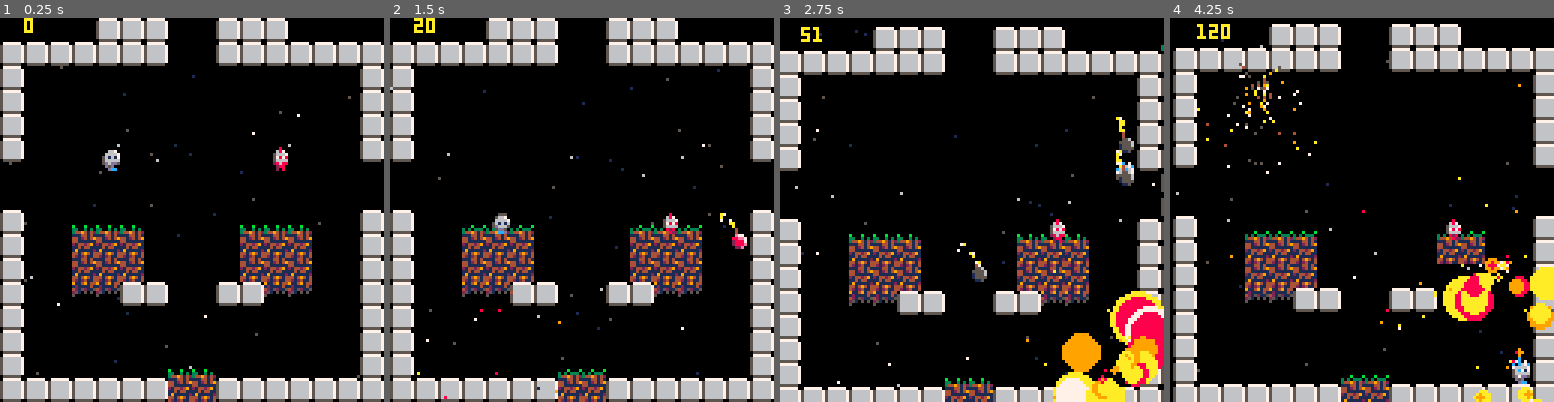
Above: before the commit, frames 1-4 (left to right).
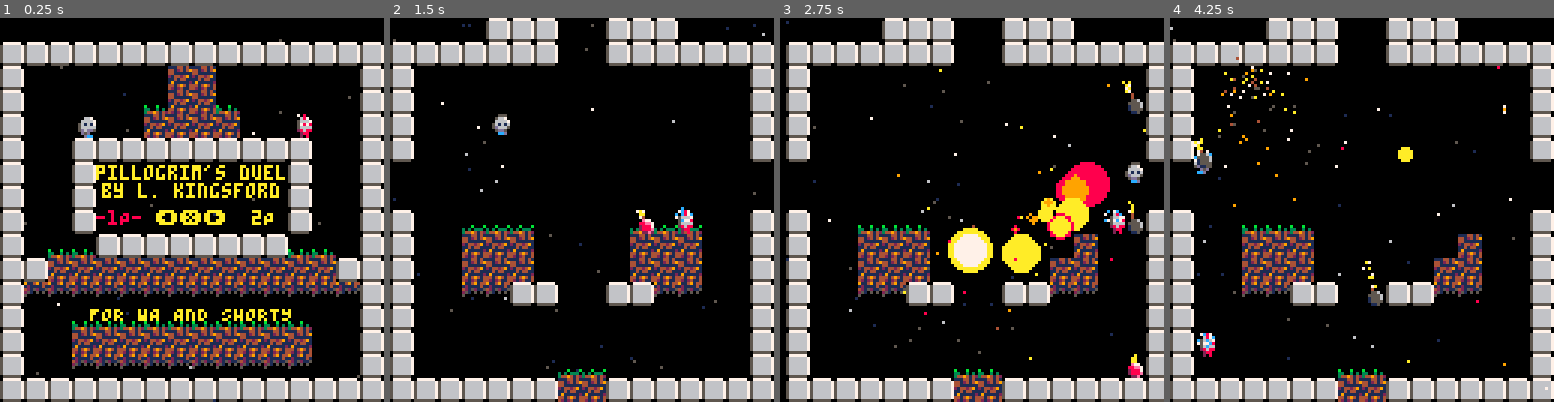
Above: after the commit, the same moments.

Repository: lkingsford/pico8-projects
Game: PICO-8 cartridge plat1.p8
Same seed, same stepped clock (60 frames per second), same inputs: the game is played once before the commit and once after it.
Inputs:
- Up to frame 1 (0.25 s): no input
- Up to frame 2 (1.5 s): tap X (X key) at 0.33, 1.07 s; tap O (Z key) at 0.7 s
- Up to frame 3 (2.75 s): hold Right 1.6-2.1 s; tap O (Z key) at 1.7, 2.1, 2.5 s; tap X (X key) at 1.85 s; hold Up 2.15-2.42 s; hold Right from 2.47 s (still down)
- Up to frame 4 (4.25 s): tap O (Z key) every 0.4 s from 2.9 to 4.1 s; tap X (X key) at 2.97, 4.08 s; release Right at 3.03 s; hold Left 3.08-3.58 s; hold Down 3.63-3.97 s; hold Right from 4.02 s (still down)

The runs differ from the first frame. In frame 1, 34% of the frame differs, in the area x 0-100%, y 0-100%; in frame 2, 1.8%; in frame 3, 36%; in frame 4, 26%.

Commit message:
Added menu

Diff:
--- a/plat1.p8
+++ b/plat1.p8
@@ -4,9 +4,79 @@
 -- pillogrim's duel
 -- lachlan kingsford
 
-function _draw()
+function _init()
+	consts()
+	_init_menu()
+	menuitem(1, "menu", _init_menu)
+end
+
+function consts()
+	MAP_COUNT = 3
+	ITEMS = {lazgun, launched, holy_hand_grenade}
+end
+
+-->8
+-- menu state
+
+-- The menu sits on top of the game while running
+
+function _draw_menu()
+	_draw_game()
+	center_print("pillogrim's duel", 64, 49, 10)
+	center_print("by l. kingsford", 64, 55, 10)
+	center_print("FOR WA AND SHORTY", 64, 96, 10)
+	center_print("⬅️❎➡️",64,64,10)
+	if player_selected == 0 then
+		print("-1P-", 32, 64, 8)
+		print(" 2P ",80, 64, 10)
+	else
+		print(" 1P ", 32, 64, 10)
+		print("-2P-",80, 64, 8)
+	end
+end
+
+function _init_menu()
+	_init_game(0)
+	_draw = _draw_menu
+	_update = _update_menu
+	player_selected = 0
+	for i in all(actors) do i.player = 255 end
+end
+
+function _update_menu()
+	_update_game()
+	for p=0,1 do
+		if btnp(0,p) and player_selected == 1 then
+			player_selected = 0
+		elseif btnp(1, p) and player_selected == 0 then
+			player_selected = 1
+		elseif btnp(5, p) or btnp(4,p) then
+			start_game(p)
+			return
+		end
+	end
+end
+
+function center_print(text, x, y, c)
+	local w = 0
+	for i = 1, #text do
+		if ord(text, i) > 128 then
+			w += 8
+		else
+			w += 4
+		end
+	end
+	local calc_x = x - w/2
+	print(text, calc_x, y, c)
+end
+
+-->8
+-- game state
+
+function _draw_game()
+	-- Double negative... but means it can work for state as well as called
+	cls()
 	camera()
-	cls()
 	clock_32 = (clock_32 + 1) % 32
 	update_part()
 	update_shake()
@@ -86,7 +156,6 @@
 		p.draw(p)
 		if p.x > 128 or p.y > 128 or p.x < 0 or p.y < 0 or p.t < 0 then del(fore_parts, p) end
 	end
-	print(#fore_parts,8,0,10)
 end
 
 function new_jump_parts(a)
@@ -152,7 +221,7 @@
 	camera(x_offset, y_offset)
 end
 
-function _update()
+function _update_game()
 	update_actors()
 	update_sounds()
 	update_spawn()
@@ -616,138 +685,6 @@
 	end
 end
 
-function crate_exploded(crate)
-	open_crate(crate)
-end
-
-function crate_action(crate, d)
-	open_crate(crate)
-end
-
-function open_crate(crate)
-	del(actors, crate)
-
-	-- Create spawned item
-	local item = rnd({lazgun, launcher, holy_hand_grenade})()
-	item.x = crate.x
-	item.y = crate.y
-	if crate.held_by then
-		crate.held_by.holding = nil
-		item.held_by = crate.held_by
-		item.held_by.holding = item
-	end
-	add(actors, item)
-end
-
-function holy_hand_grenade()
-	local i = new_actor(69)
-	i.action = holy_hand_grenade_action
-	return i
-end
-
-function holy_hand_grenade_action(b, up, down)
-	b.logic = bomb_update
-	b.draw_logic = bomb_draw
-	b.t = 60
-	b.max_t = b.t
-	if not down then
-		throw_item(b.held_by, b, up)
-	else
-		drop_item(b.held_by, b, down)
-	end
-	b.wick = {{2,1},{3,1},{4,2},{4,3}}
-	b.map_t = t
-	b.t_per_wick = b.t/#b.wick
-	b.t_next_wick = b.t_per_wick
-	b.r = 4
-	b.exploded = exploded
-	b.weight=2
-	sfx(6)
-end
-
-function launcher()
-	local i = new_actor(85)
-	i.action = launcher_action
-	return i
-end
-
-function launcher_action(b, up, down)
-	if down then
-		drop_item(b.held_by, b)
-		return
-	end
-	local i = new_actor(86)
-	i.direction = sgn(b.held_by.dx)
-	i.flip = i.direction < 0
-	i.dx = sgn(b.held_by.dx)
-	i.x = b.x + i.dx * 8
-	i.y = b.y + 1
-	i.h = 5
-	i.r = 2.5
-	i.logic = missile_update
-	i.gravity = false
-	i.collide = explode
-	add(actors, i)
-end
-
-function missile_update(m)
-	m.dx = m.direction * abs(mid(1, abs(m.dx) + .5, 12))
-	-- Particles
-	-- (should probable function this)
-	for a = 0, 4 do
-		p = {}
-		p.draw = draw_basic_part
-		p.update = update_basic_part
-		p.x = m.x - m.direction*3
-		p.y = m.y + 4
-		p.dx = rnd(2)-1
-		p.dy = rnd(2)-1
-		p.c = rnd({7,8,9})
-		p.gravity = false
-		p.t = 10
-		add(fore_parts, p)
-	end
-end
-
-function lazgun()
-	local i = new_actor(87)
-	i.action = lazgun_action
-	return i
-end
-
-function lazgun_action(lazgun, up, down)
-	if down then
-		drop_item(lazgun.held_by)
-		return
-	end
-
-	local still_going = true
-	local direction = sgn(lazgun.held_by.dx)
-	local ix = lazgun.x
-	while  still_going do
-		local i = new_actor(88)
-		ix += direction * 8
-		i.x = ix
-		i.dx = 0
-		i.extra_hit_dx = direction * 6
-		i.x = ix
-		i.y = lazgun.y + 1
-		i.r = 0.5
-		i.logic = laser_logic
-		i.gravity = false
-		i.t = 5
-		add(actors, i)
-		still_going = ix < 128 and ix > 0 and not fget(mget(flr(ix/8),flr(i.y)/8),1)
-	end
-end
-
-function laser_logic(laser)
-	laser.t -= 1
-	if laser.t <= 0 then
-		explode(laser)
-	end
-end
-
 function init_back()
 	back_part={}
 	for i = 0,50 do
@@ -792,6 +729,7 @@
 end
 
 function load_map(map_id)
+	printh("loading map" .. map_id)
 	-- Copy map_id from rom into map in ram
 	-- Left top corner
 	crate_spawns = {}
@@ -826,7 +764,23 @@
 	end end
 end
 
-function _init()
+function start_game(p)
+	_init_game()
+	if player_selected == 0 then
+		-- 1p
+		-- Player who pushed start is the player
+		p0.player = p
+		p1.player = -1
+	else
+		-- 2p
+		p0.player = 0
+		p1.player = 1
+	end
+	_draw = _draw_game
+	_update = _update_game
+end
+
+function _init_game(map)
 	p0 = new_actor(2, player)
 	p0.x = 10
 	p0.y = 40
@@ -846,7 +800,8 @@
 	anim_t = 8
 	anim_f = 0
 	init_back()
-	load_map(0)
+	-- Update rnd for new map
+	load_map(map or flr(rnd(MAP_COUNT)))
 	fore_parts = {}
 	shakes = {}
 
@@ -856,6 +811,140 @@
 	spawns = {}
 end
 
+-->8
+--items
+
+function crate_exploded(crate)
+	open_crate(crate)
+end
+
+function crate_action(crate, d)
+	open_crate(crate)
+end
+
+function open_crate(crate)
+	del(actors, crate)
+
+	-- Create spawned item
+	local item = rnd(ITEMS)()
+	item.x = crate.x
+	item.y = crate.y
+	if crate.held_by then
+		crate.held_by.holding = nil
+		item.held_by = crate.held_by
+		item.held_by.holding = item
+	end
+	add(actors, item)
+end
+
+function holy_hand_grenade()
+	local i = new_actor(69)
+	i.action = holy_hand_grenade_action
+	return i
+end
+
+function holy_hand_grenade_action(b, up, down)
+	b.logic = bomb_update
+	b.draw_logic = bomb_draw
+	b.t = 60
+	b.max_t = b.t
+	if not down then
+		throw_item(b.held_by, b, up)
+	else
+		drop_item(b.held_by, b, down)
+	end
+	b.wick = {{2,1},{3,1},{4,2},{4,3}}
+	b.map_t = t
+	b.t_per_wick = b.t/#b.wick
+	b.t_next_wick = b.t_per_wick
+	b.r = 4
+	b.exploded = exploded
+	b.weight=2
+	sfx(6)
+end
+
+function launcher()
+	local i = new_actor(85)
+	i.action = launcher_action
+	return i
+end
+
+function launcher_action(b, up, down)
+	if down then
+		drop_item(b.held_by, b)
+		return
+	end
+	local i = new_actor(86)
+	i.direction = sgn(b.held_by.dx)
+	i.flip = i.direction < 0
+	i.dx = sgn(b.held_by.dx)
+	i.x = b.x + i.dx * 8
+	i.y = b.y + 1
+	i.h = 5
+	i.r = 2.5
+	i.logic = missile_update
+	i.gravity = false
+	i.collide = explode
+	add(actors, i)
+end
+
+function missile_update(m)
+	m.dx = m.direction * abs(mid(1, abs(m.dx) + .5, 12))
+	-- Particles
+	-- (should probable function this)
+	for a = 0, 4 do
+		p = {}
+		p.draw = draw_basic_part
+		p.update = update_basic_part
+		p.x = m.x - m.direction*3
+		p.y = m.y + 4
+		p.dx = rnd(2)-1
+		p.dy = rnd(2)-1
+		p.c = rnd({7,8,9})
+		p.gravity = false
+		p.t = 10
+		add(fore_parts, p)
+	end
+end
+
+function lazgun()
+	local i = new_actor(87)
+	i.action = lazgun_action
+	return i
+end
+
+function lazgun_action(lazgun, up, down)
+	if down then
+		drop_item(lazgun.held_by)
+		return
+	end
+
+	local still_going = true
+	local direction = sgn(lazgun.held_by.dx)
+	local ix = lazgun.x
+	while  still_going do
+		local i = new_actor(88)
+		ix += direction * 8
+		i.x = ix
+		i.dx = 0
+		i.extra_hit_dx = direction * 6
+		i.x = ix
+		i.y = lazgun.y + 1
+		i.r = 0.5
+		i.logic = laser_logic
+		i.gravity = false
+		i.t = 5
+		add(actors, i)
+		still_going = ix < 128 and ix > 0 and not fget(mget(flr(ix/8),flr(i.y)/8),1)
+	end
+end
+
+function laser_logic(laser)
+	laser.t -= 1
+	if laser.t <= 0 then
+		explode(laser)
+	end
+end
 __gfx__
 00000000000000000000000000000000000000000000000000000000000000000777777011144141000000000000000000000000000000000000000000000000
 00000000000000000006670000055500000000000000000000000000000000005666666744124149000000000000000000000000000000000000000000000000
@@ -1039,30 +1128,30 @@
 0001010100000000030580800000000000010101000000000004000000000000000000000000000000000000000000000000000000000000000000000000000000000000000000000000000000000000000000000000000000000000000000000000000000000000000000000000000000000000000000000000000000000000
 0000000000000000000000000000000000000000000000000000000000000000000000000000000000000000000000000000000000000000000000000000000000000000000000000000000000000000000000000000000000000000000000000000000000000000000000000000000000000000000000000000000000000000
 __map__
-000000000808080000080808000000000b0b0b0b08080809090808080a0a0a0a000000000000000000000000000000000000000000000000000000000000000000000000000000000000000000000000000000000000000000000000000000000000000000000000000000000000000000000000000000000000000000000000
-0808080808080800000808080808080808080808080808090908080808080808000000000000000000000000000000000000000000000000000000000000000000000000000000000000000000000000000000000000000000000000000000000000000000000000000000000000000000000000000000000000000000000000
-0800004407440744440744074407070808000007070744090944070707070708000000000000000000000000000000000000000000000000000000000000000000000000000000000000000000000000000000000000000000000000000000000000000000000000000000000000000000000000000000000000000000000000
-08000000000000000000000000000008080200000a0a0a09090b0b0b00001208000000000000000000000000000000000000000000000000000000000000000000000000000000000000000000000000000000000000000000000000000000000000000000000000000000000000000000000000000000000000000000000000
-0800000000000000000000000000000808080000090909090909090900000808000000000000000000000000000000000000000000000000000000000000000000000000000000000000000000000000000000000000000000000000000000000000000000000000000000000000000000000000000000000000000000000000
-0800000002000000000000120000000808000000090909090909090900000008000000000000000000000000000000000000000000000000000000000000000000000000000000000000000000000000000000000000000000000000000000000000000000000000000000000000000000000000000000000000000000000000
-0000000000000000000000000000000008000000190909090909091900000008000000000000000000000000000000000000000000000000000000000000000000000000000000000000000000000000000000000000000000000000000000000000000000000000000000000000000000000000000000000000000000000000
-0000000000000000000000000000000008000000000909090909090000000008000000000000000000000000000000000000000000000000000000000000000000000000000000000000000000000000000000000000000000000000000000000000000000000000000000000000000000000000000000000000000000000000
-0800000a0a0a000000000a0a0a0000080800000a0a0909090909090b0b000008000000000000000000000000000000000000000000000000000000000000000000000000000000000000000000000000000000000000000000000000000000000000000000000000000000000000000000000000000000000000000000000000
-0800000909090000000009090900000808440009090908080808090909004408000000000000000000000000000000000000000000000000000000000000000000000000000000000000000000000000000000000000000000000000000000000000000000000000000000000000000000000000000000000000000000000000
-08000009090900000000090909000008080a0a090909090909090909090b0b08000000000000000000000000000000000000000000000000000000000000000000000000000000000000000000000000000000000000000000000000000000000000000000000000000000000000000000000000000000000000000000000000
-0800001919080800000808191900000808090909090909090909090909090908000000000000000000000000000000000000000000000000000000000000000000000000000000000000000000000000000000000000000000000000000000000000000000000000000000000000000000000000000000000000000000000000
-0800000000000000000000000000000808090909090909090909090909090908000000000000000000000000000000000000000000000000000000000000000000000000000000000000000000000000000000000000000000000000000000000000000000000000000000000000000000000000000000000000000000000000
-0800000000000000000000000000000808191919191919090919191919191908000000000000000000000000000000000000000000000000000000000000000000000000000000000000000000000000000000000000000000000000000000000000000000000000000000000000000000000000000000000000000000000000
-080000000000000a0a0000000000000808000000000000090900000000000008000000000000000000000000000000000000000000000000000000000000000000000000000000000000000000000000000000000000000000000000000000000000000000000000000000000000000000000000000000000000000000000000
-0808080808080809090808080808080808080808080808090908080808080808000000000000000000000000000000000000000000000000000000000000000000000000000000000000000000000000000000000000000000000000000000000000000000000000000000000000000000000000000000000000000000000000
-…(11 lines of a section not shown)…
+000000000000000000000000000000000b0b0b0b08080809090808080a0a0a0a000000000808080000080808000000000000000000000000000000000000000000000000000000000000000000000000000000000000000000000000000000000000000000000000000000000000000000000000000000000000000000000000
+0808080808080808080808080808080808080808080808090908080808080808080808080808080000080808080808080000000000000000000000000000000000000000000000000000000000000000000000000000000000000000000000000000000000000000000000000000000000000000000000000000000000000000
+0800000000004409094400000007070808000007070744090944070707070708080000440744074444074407440707080000000000000000000000000000000000000000000000000000000000000000000000000000000000000000000000000000000000000000000000000000000000000000000000000000000000000000
+0800000000000a09090a000000000008080200000a0a0a09090b0b0b00001208080000000000000000000000000000080000000000000000000000000000000000000000000000000000000000000000000000000000000000000000000000000000000000000000000000000000000000000000000000000000000000000000
+0800000200000909090900001200000808080000090909090909090900000808080000000000000000000000000000080000000000000000000000000000000000000000000000000000000000000000000000000000000000000000000000000000000000000000000000000000000000000000000000000000000000000000
+0800000808080808080808080800000808000000090909090909090900000008080000000200000000000012000000080000000000000000000000000000000000000000000000000000000000000000000000000000000000000000000000000000000000000000000000000000000000000000000000000000000000000000
+0800000801000000000000010800000808000000190909090909091900000008000000000000000000000000000000000000000000000000000000000000000000000000000000000000000000000000000000000000000000000000000000000000000000000000000000000000000000000000000000000000000000000000
+0800070801000000000000010800000808000000000909090909090000000008000000000000000000000000000000000000000000000000000000000000000000000000000000000000000000000000000000000000000000000000000000000000000000000000000000000000000000000000000000000000000000000000
+080000080100000000000001080000080800000a0a0909090909090b0b0000080800000a0a0a000000000a0a0a0000080000000000000000000000000000000000000000000000000000000000000000000000000000000000000000000000000000000000000000000000000000000000000000000000000000000000000000
+08000a0a08080808080808080a0a000808440009090908080808090909004408080000090909000000000909090000080000000000000000000000000000000000000000000000000000000000000000000000000000000000000000000000000000000000000000000000000000000000000000000000000000000000000000
+08080909090909090909090909090808080a0a090909090909090909090b0b08080000090909000000000909090000080000000000000000000000000000000000000000000000000000000000000000000000000000000000000000000000000000000000000000000000000000000000000000000000000000000000000000
+0819191919191919191919191919190808090909090909090909090909090908080000191908080000080819190000080000000000000000000000000000000000000000000000000000000000000000000000000000000000000000000000000000000000000000000000000000000000000000000000000000000000000000
+0844000a0a0a0a0a0a0a0a0a0a00440808090909090909090909090909090908080000000000000000000000000000080000000000000000000000000000000000000000000000000000000000000000000000000000000000000000000000000000000000000000000000000000000000000000000000000000000000000000
+0800000909090909090909090900000808191919191919090919191919191908080000000000000000000000000000080000000000000000000000000000000000000000000000000000000000000000000000000000000000000000000000000000000000000000000000000000000000000000000000000000000000000000
+0800001919191919191919191900000808000000000000090900000000000008080000000000000a0a000000000000080000000000000000000000000000000000000000000000000000000000000000000000000000000000000000000000000000000000000000000000000000000000000000000000000000000000000000
+0808080808080808080808080808080808080808080808090908080808080808080808080808080909080808080808080000000000000000000000000000000000000000000000000000000000000000000000000000000000000000000000000000000000000000000000000000000000000000000000000000000000000000
+…(11 lines of a section not shown)…
